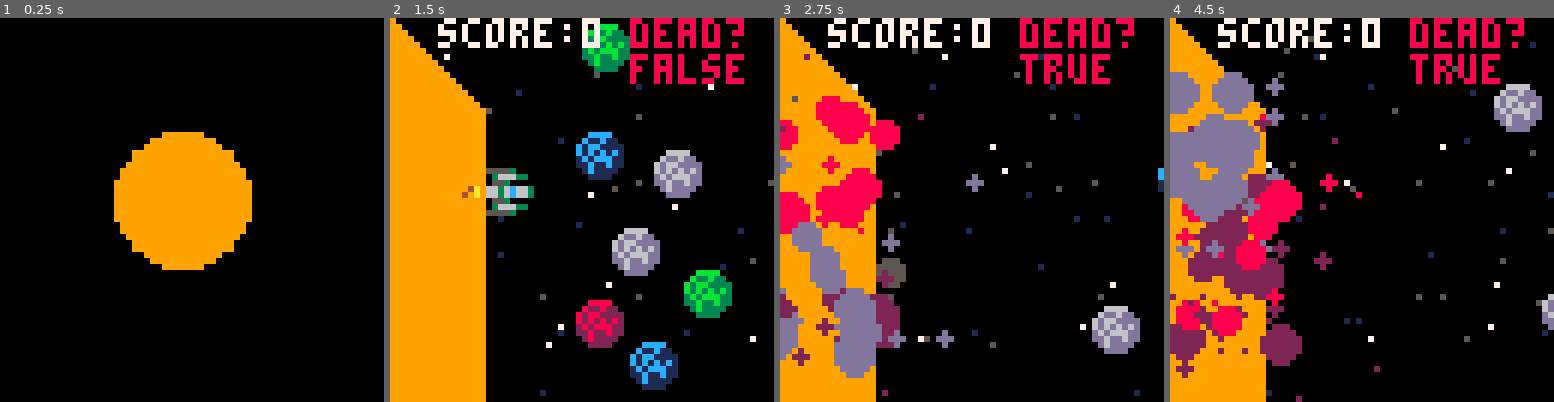
Above: before the commit, frames 1-4 (left to right).
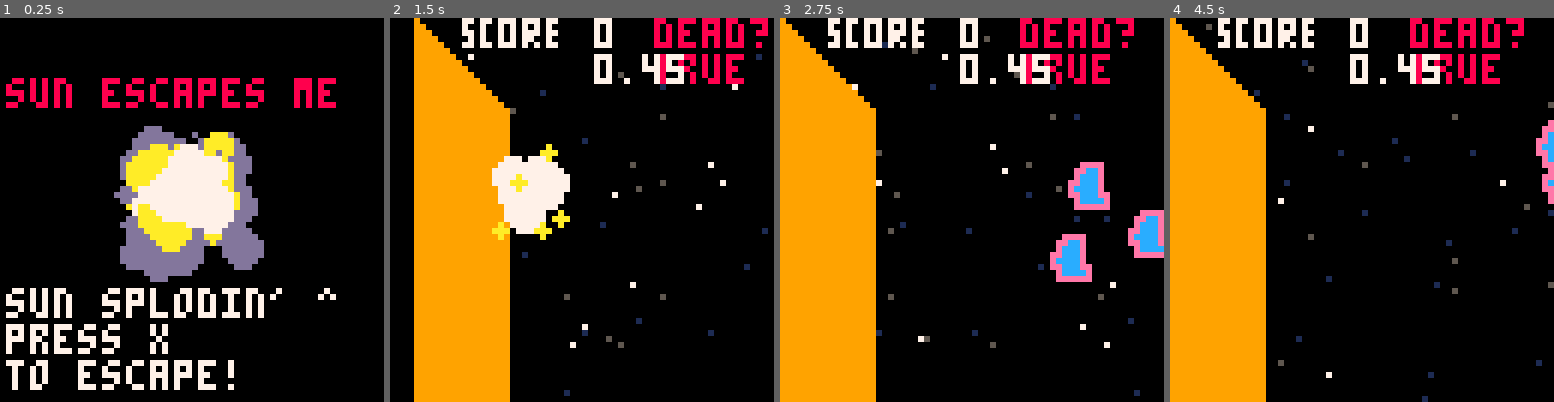
Above: after the commit, the same moments.

Repository: sicksubroutine/sun_escapes_me
Game: PICO-8 cartridge sun_escapes_me.p8
The game is run twice, just before and just after one commit, with the same random seed, the same clock (stepped at 60 frames per second) and the same inputs.
Inputs:
- Up to frame 1 (0.25 s): no input
- Up to frame 2 (1.5 s): tap X (X key) at 0.33, 1.07 s
- Up to frame 3 (2.75 s): hold Right 1.6-2.1 s; tap X (X key) at 1.85 s; hold Up 2.15-2.42 s; hold Right from 2.47 s (still down)
- Up to frame 4 (4.5 s): tap X (X key) at 2.97, 4.08 s; release Right at 3.03 s; hold Left 3.08-3.58 s; hold Down 3.63-3.97 s; hold Right from 4.02 s (still down)

The runs differ from the first frame. In frame 1, 21% of the frame differs, in the area x 1-88%, y 15-97%; in frame 2, 28%, in the area x 0-100%, y 0-100%; in frame 3, 18%; in frame 4, 22%.

Commit message:
General Updates

Diff:
--- a/sun_escapes_me.p8
+++ b/sun_escapes_me.p8
@@ -9,6 +9,7 @@
 	poke(0x5f2c,3)
 	t=0
 	startscreen()
+	shake=0
 end
 
 function _update()
@@ -18,16 +19,23 @@
 	elseif mode=="game" then
 		update_game()
 	elseif mode=="over" then
+		update_over()
 	end
 end
 
 function _draw()
+
+	doshake()
+
 	if mode=="start" then
 		draw_start()
 	elseif mode=="game" then
 		draw_game()
 	elseif mode=="over" then
-	end
+		draw_over()
+	end
+
+	camera()
 end
 
 function startgame()
@@ -35,7 +43,7 @@
 
 	p={}
 
-	p.x=25
+	p.x=30
 	p.y=25
 	p.sx=0
 	p.sy=0
@@ -45,7 +53,8 @@
 	flame_spr=3
 
 	friction=0.65
-	gravity=0.25
+	gravity=0.45
+	gravity2=0
 	score=0
 
 	explode={}
@@ -65,6 +74,8 @@
 	delay=0
 	knockback=false
 	btn_release=0
+	wait=0
+	wait2=0
 end
 
 function startscreen()
@@ -77,9 +88,8 @@
 		newstar.spd=rnd(1.75)+0.20
 		add(stars,newstar)
 	end
-end
-
-
+	parts={}
+end
 
 -->8
 --tools
@@ -155,6 +165,68 @@
 
 end
 
+function sun_explodes(expx,expy)
+
+	local myp={}
+	myp.x=expx+4
+	myp.y=expy+4
+
+	myp.sx=0
+	myp.sy=0
+
+	myp.age=rnd(2)
+	myp.maxage=8
+	myp.size=10
+	add(parts.myp)
+
+	for i=1,17 do
+		local myp={}
+		myp.x=expx+4
+		myp.y=expy+4
+		myp.sx=(rnd()-0.5)*7--partspd
+		myp.sy=(rnd()-0.5)*7--partspd
+		myp.age=rnd(2)
+		myp.maxage=25+rnd(7)
+		myp.size=0.75+rnd(3)
+		add(parts,myp)
+	end
+
+--[[	for i=1,5 do
+		local myp={}
+		myp.x=expx+4
+		myp.y=expy+4
+		myp.sx=(rnd()-0.5)*17--partspd
+		myp.sy=(rnd()-0.5)*15--partspd
+		myp.age=3
+		myp.maxage=10+rnd(7)
+		myp.size=1
+		myp.blue=false
+		add(parts,myp)
+	end
+]]--
+end
+
+function page_sun(page)
+	local col=7
+	if page>3 then
+		col=10
+	end
+	if page>5 then
+		col=13
+	end
+	if page>10 then
+		col=9
+	end
+	if page>12 then
+		col=8
+	end
+	if page>15 then
+		col=5
+	end
+
+	return col
+end
+
 function page_red(page)
 	local col=7
 	if page>3 then
@@ -205,53 +277,92 @@
 
 	add(rocks,newrock)
 end
+
+function newneb()
+	local newneb={}
+	newneb.x=rnd(25)+75
+	newneb.y=flr(rnd(56))
+	newneb.spd=1
+	newneb.spr=18
+	newneb.anim={18,19}
+	add(nebula,newneb)
+end
+
+function doshake()
+	local shakex=rnd(shake)-(shake/2)
+	local shakey=rnd(shake)-(shake/2)
+
+	camera(shakex,shakey)
+
+	if shake>10 then
+		shake*=0.9
+	else
+		shake-=1
+		if shake<1 then
+			shake=0
+		end
+	end
+end
 -->8
 --update functions
 function update_game()
 	animstars()
 	--reset values
 	t=0
-	gravity=0.25
+
+
+		if wait2==0 then
+			gravity2=0
+		end
+
+
 	p.sy=0
 	p.sx=0
 	p.spr=32
 
-	if knockback==true and t%20==0 then
+	if knockback==true and t%100==0 then
 		knockback=false
 	end
+
 	if btn(⬆️) then
-		p.sy-=1
+		p.sy-=0.5
 		p.spr=16
-		p.x-=0.03
+		p.sx-=0.03
 		sfx(1)
 	end
 	if btn(⬇️) then
-		p.sy+=1
+		p.sy+=0.5
 		p.spr=48
-		p.x-=0.03
+		p.sx-=0.03
 		sfx(1)
 	end
 	if btn(⬅️) then
-		p.sx-=1
-	end
-
-	 if knockback==false then
-			if btn(➡️) then
-				p.sx+=1
-				sfx(1)
-			end
-		end
-
-
-	if p.x<16 then
+		p.sx-=0.5
+	end
+
+	if knockback==false then
+		if btn(➡️) then
+			p.sx+=1
+			sfx(1)
+		end
+	end
+	wait-=1
+	if p.x<16 and p.ded==false then
 		p.ded=true
+		wait=45
+		shake=8
 		explodes(p.x,p.y)
 		p.y=100
 		p.x=-100
-	end
-
-
-	p.sx-=gravity
+		sfx(4)
+		sfx(0)
+	end
+
+	if p.ded and wait==0 then
+		mode="over"
+	end
+
+	p.sx-=gravity+gravity2
 	p.sy*=friction
 
 
@@ -277,44 +388,54 @@
 			del(rocks,myrocks)
 		end
 	end
+
+	for myneb in all(nebula) do
+		myneb.x-=0.5
+		if myneb.x<5 then
+			del(nebula,myneb)
+		end
+		myneb.spr+=0.25
+		if myneb.spr==20 then
+			myneb.spr=18
+		end
+
+	end
+
+	for x=1,3 do
+		if #nebula<3 then
+			newneb()
+		end
+	end
 	--[[
-	if t<120 then
-
-		if #rocks<2 then
-			newrock()
-		end
-	end
-
-	if t>121 then
-
-		if #rocks<4 then
-			newrock()
-		end
-	end
-	]]--
-
-	for x=1,25 do
-
-		if t%100==0 then
-			x+=1
-		end
+	for x=1,16 do
+		x+=rnd({1,2,3,4,5,6})
 		if #rocks<x-19 then
 			newrock()
 		end
 	end
-
+	]]--
 		for myrock in all(rocks) do
 			if col(myrock,p) then
 				sfx(0)
-				p.x-=7
+				shake=5
+				p.x-=8
 				score+=1
 				knockback=true
 				explodes(myrock.x,myrock.y)
 				del(rocks,myrock)
 			end
 		end
-
-		if p.x>56 then
+		wait2-=1
+		for myneb in all(nebula) do
+			if col(myneb,p) then
+				gravity2=2.25
+				wait2=8
+				shake=3
+				knockback=true
+				del(nebula,myneb)
+			end
+		end
+		if p.x>50 then
 			knockback=true
 		end
 
@@ -322,9 +443,25 @@
 
 function update_start()
 	animstars()
+	shake=1
+	sun_explodes(25+rnd(),25+rnd())
 
 	if btn(❎) then
 		sfx(3)
+		for par in all (parts) do
+			del(parts,par)
+		end
+		startgame()
+	end
+
+
+
+end
+
+function update_over()
+	mode="over"
+
+	if btn(❎) then
 		startgame()
 	end
 
@@ -364,6 +501,10 @@
 				del(parts,par)
 			end
 		end
+	end
+
+	for myneb in all(nebula) do
+		spr(myneb.spr,myneb.x,myneb.y)
 	end
 
 	for myrocks in all(rocks) do
@@ -389,15 +530,43 @@
 			pal()
 		end
 	end
-
-	print("score:"..score,8,0,7)
+	spr(33,8,0,2,1)
+	print(score,30,0,7)
+	print(gravity)
 end
 
 function draw_start()
-
-	for x=1,10 do
-		circfill(30,30,1+x,9)
-	end
+	cls()
+	for par in all (parts) do
+		local pc=7
+		pc=page_sun(par.age)
+
+		circfill(par.x,par.y,par.size,pc)
+		par.x+=par.sx
+		par.y+=par.sy
+		par.sx=par.sx*0.7
+		par.sy=par.sy*0.7
+		par.age+=1
+		if par.age>par.maxage then
+			par.size-=0.5
+			if par.size<0 then
+				del(parts,par)
+			end
+		end
+	end
+	print("sun escapes me",0,10,8)
+	print("sun splodin' ^",0,45,7)
+	print("press x")
+	print("to escape!")
+end
+
+function draw_over()
+	cls()
+
+	print("you died n00b!",0,25,8)
+	print("press x to")
+	print("try again!")
+
 end
 __gfx__
 00000000000000000066660000000000000000000000000000000000000000000000000000000000000000000000000000000000000000000000000000000000
@@ -416,21 +585,21 @@
 3366600000d00000cceeecc0eecccee0000000000000000000000000000000000000000000000000000000000000000000000000000000000000000000000000
 0000000000e000000ceeeec00ecccce0000000000000000000000000000000000000000000000000000000000000000000000000000000000000000000000000
 00000000000000000cccccc00eeeeee0000000000000000000000000000000000000000000000000000000000000000000000000000000000000000000000000
-55553000000000000000000000000000000000000000000000000000000000000000000000000000000000000000000000000000000000000000000000000000
-03666330000000000000000000000000000000000000000000000000000000000000000000000000000000000000000000000000000000000000000000000000
-05530000000000000000000000000000000000000000000000000000000000000000000000000000000000000000000000000000000000000000000000000000
-6636c663000000000000000000000000000000000000000000000000000000000000000000000000000000000000000000000000000000000000000000000000
-6636c663000000000000000000000000000000000000000000000000000000000000000000000000000000000000000000000000000000000000000000000000
+55553000770770777077707700000000000000000000000000000000000000000000000000000000000000000000000000000000000000000000000000000000
+03666330700700707070707000000000000000000000000000000000000000000000000000000000000000000000000000000000000000000000000000000000
+05530000770700707077707700000000000000000000000000000000000000000000000000000000000000000000000000000000000000000000000000000000
+6636c663070700707077007000000000000000000000000000000000000000000000000000000000000000000000000000000000000000000000000000000000
+6636c663770770777070707700000000000000000000000000000000000000000000000000000000000000000000000000000000000000000000000000000000
 05530000000000000000000000000000000000000000000000000000000000000000000000000000000000000000000000000000000000000000000000000000
 03666330000000000000000000000000000000000000000000000000000000000000000000000000000000000000000000000000000000000000000000000000
 55553000000000000000000000000000000000000000000000000000000000000000000000000000000000000000000000000000000000000000000000000000
-00000000000000000000000000000000000000000000000000000000000000000000000000000000000000000000000000000000000000000000000000000000
-00000000000000000000000000000000000000000000000000000000000000000000000000000000000000000000000000000000000000000000000000000000
-33666000000000000000000000000000000000000000000000000000000000000000000000000000000000000000000000000000000000000000000000000000
-06666660000000000000000000000000000000000000000000000000000000000000000000000000000000000000000000000000000000000000000000000000
-633cc333000000000000000000000000000000000000000000000000000000000000000000000000000000000000000000000000000000000000000000000000
-63366666000000000000000000000000000000000000000000000000000000000000000000000000000000000000000000000000000000000000000000000000
-05550000000000000000000000000000000000000000000000000000000000000000000000000000000000000000000000000000000000000000000000000000
+00000000676000000700000007000000076000000070000067700000070000006770000067600000676000000000000000000000000000000000000000000000
+00000000707000007700000060700000707000000770000070000000707000007070000070700000707000000000000000000000000000000000000000000000
+33666000707000000700000000700000007000007070000070000000700000000070000070700000707000000000000000000000000000000000000000000000
+06666660707000000700000007000000070000007070000077600000776000000070000067600000677000000000000000000000000000000000000000000000
+633cc333707000000700000007000000007000007770000000700000707000000070000070700000007000000000000000000000000000000000000000000000
+63366666707000000700000070000000707000000070000000700000707000000070000070700000007000000000000000000000000000000000000000000000
+05550000676000007770000077600000076000000060000067600000076000000060000067600000776000000000000000000000000000000000000000000000
 55533330000000000000000000000000000000000000000000000000000000000000000000000000000000000000000000000000000000000000000000000000
 
 
Not shown, changed: the sound effects (__sfx__) section of sun_escapes_me.p8
Not shown, added: index.html
Not shown, changed: sun_escapes_me.js
Not shown, added: sun_escapes_me.p8.png
Not shown, added: sun_escapes_me.zip
